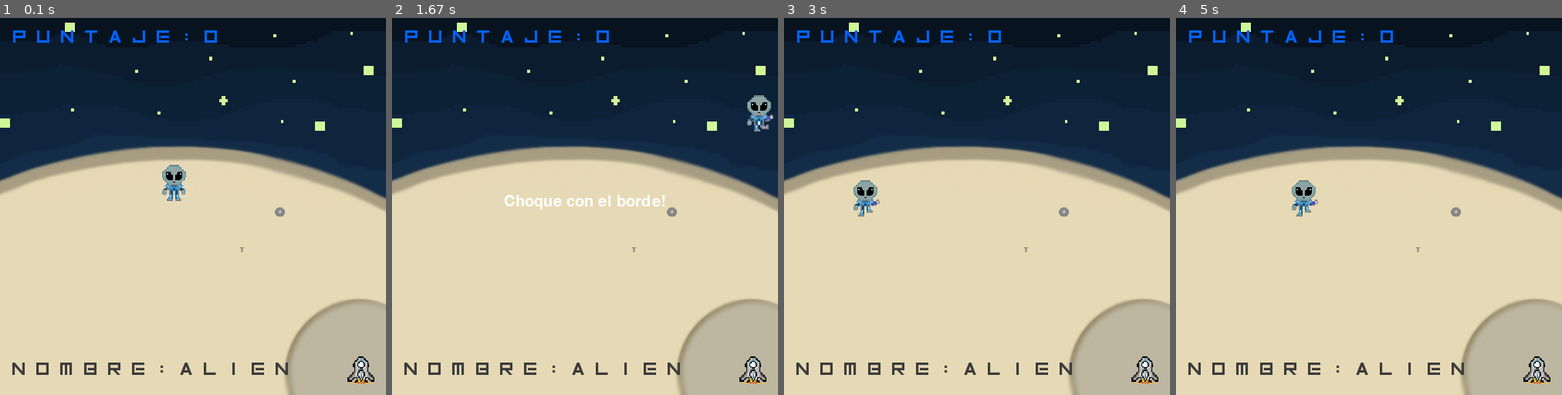
Above: before the commit, frames 1-4 (left to right).
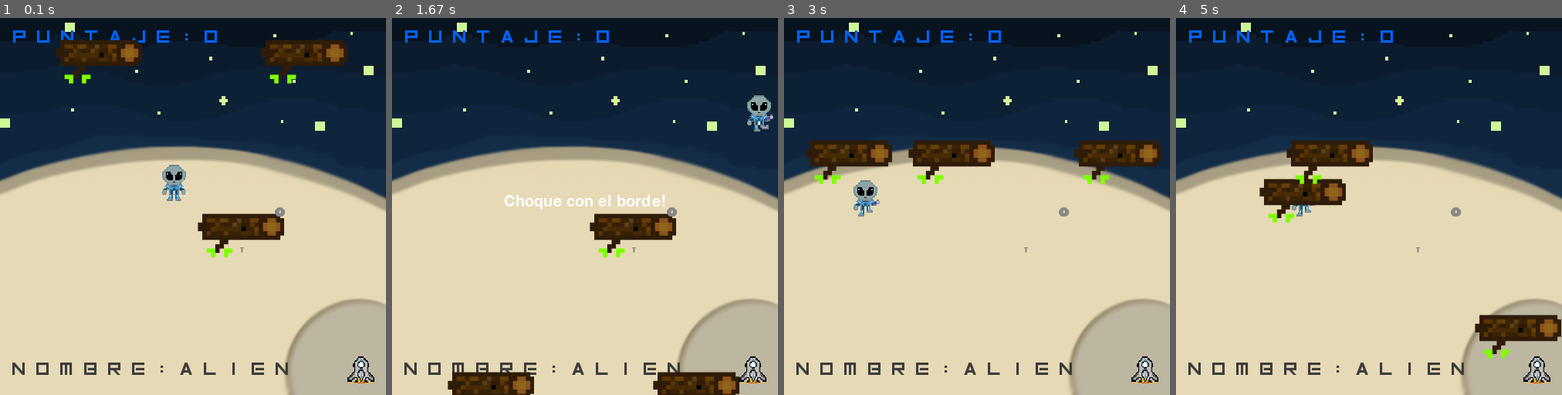
Above: after the commit, the same moments.

Repository: aperez536/pygame
Game: pygame game, started from Aliens.py
The game is run twice, just before and just after one commit, with the same random seed, the same clock (stepped at 60 frames per second) and the same inputs.
Inputs:
- Up to frame 1 (0.1 s): no input
- Up to frame 2 (1.67 s): hold Right 0.33-0.8 s; hold Up 0.83-1.13 s; hold Right 1.17-1.63 s
- Up to frame 3 (3 s): hold Down 2.23-2.53 s; hold Left 2.57-2.97 s
- Up to frame 4 (5 s): hold Up 3-3.37 s; hold Right 3.4-4.03 s; hold Down 4.07-4.43 s; hold Left 4.47-4.93 s; hold Right from 4.97 s (still down)

The runs differ from the first frame. In frame 1, 4.9% of the frame differs, in the area x 14-90%, y 5-64%; in frame 2, 4.3%; in frame 3, 5.0%; in frame 4, 5.0%, in the area x 21-100%, y 32-91%.

Commit message:
Arregle la lluvia de troncos.

Diff:
--- a/Aliens.py
+++ b/Aliens.py
@@ -24,6 +24,8 @@
 
 pygame.init()
 
+
+
 config = Config()
 config.gameDisplay = pygame.display.set_mode((DISPLAY_ANCHO, DISPLAY_ALTURA), pygame.DOUBLEBUF)
 
@@ -81,6 +83,10 @@
         totalitenagarrado+=1
     return totalitenagarrado
 
+def tronco1(trnc,x,y):
+     config.gameDisplay.blit(trnc, (x,y))
+
+
 def game_loop():
 
     x = 0
@@ -129,9 +135,19 @@
     #sonidos de personaje de movimiento y agarre
     sonidomover=pygame.mixer.Sound("Sonidos/mover.mp3")
     pygame.mixer.music.load("Sonidos/win.mp3")
-    # para ver si la tecla sigue apretada
+
+    #
+    tron1x= random.randrange(0,400)
+    tron1y=0
+    tron2x=random.randrange(0,400)
+    tron2y=0
+    tron3x=random.randrange(0,400)
+    tron3y=0
+
     while not gameExit:
+             #pygame.display.update()
         for event in pygame.event.get():
+
 
             if event.type == pygame.QUIT:
                 pygame.quit()
@@ -175,9 +191,26 @@
 
             contador = 0
 
+        #tronco
+        tron1y+=10
+        tron2y+=10
+        tron3y+=10
+
         x_var += x
         y_var += y
 
+
+        #lluvia
+        if tron1y==500:
+            tron1y=0
+            tron1x=random.randrange(0,400)
+        if tron2y==550:
+            tron2y=0
+            tron2x=random.randrange(0,400)
+        if tron3y==600:
+            tron3y=0
+            tron3x=random.randrange(0,400)
+        ##
         # si el perosonaje principal esta en esa pocision , va a agarrar la tuerca.
         if((x_var>=330 and x_var<=340)and (y_var >=220 and y_var<=250) ):
             agarratuerca=True
@@ -196,6 +229,14 @@
             nuevoMensaje.Print("Puntaje:" + str(Puntaje))
 
         nave(x3, y3)
+        tronco1(tronco,tron1x, tron1x)
+        tronco1(tronco,tron2x, tron2y)
+        tronco1(tronco,tron3x, tron3y)
+
+
+
+
+
 
 
         # si el perosonaje principal esta en esa pocision , va a agarrar la tuerca.
@@ -210,6 +251,8 @@
         #----------------------------------------
 
 
+
+
         #------------------------
         if agarratuerca==False:
             tuerca(x1,y1)
--- a/Clases/Constantes.py
+++ b/Clases/Constantes.py
@@ -46,8 +46,13 @@
 imagen8 = pygame.image.load("Imagenes/nave.png")
 imagen8 = pygame.transform.scale(imagen8, (35, 35))
 imagenes = [imagen1, imagen2, imagen3, imagen4, imagen5]
+########################imagen trono y variables de posicion
+tronco = pygame.image.load("Imagenes/tronco2.png")
+
 
 ImagenActual = 0
 imagenes[ImagenActual]
 
+
+
 #background = pygame.transform.scale(background,(500,800)) #Ajuste de la imagen al tamao del display
Not shown, changed: README.md
Binary file added: tronco.png
